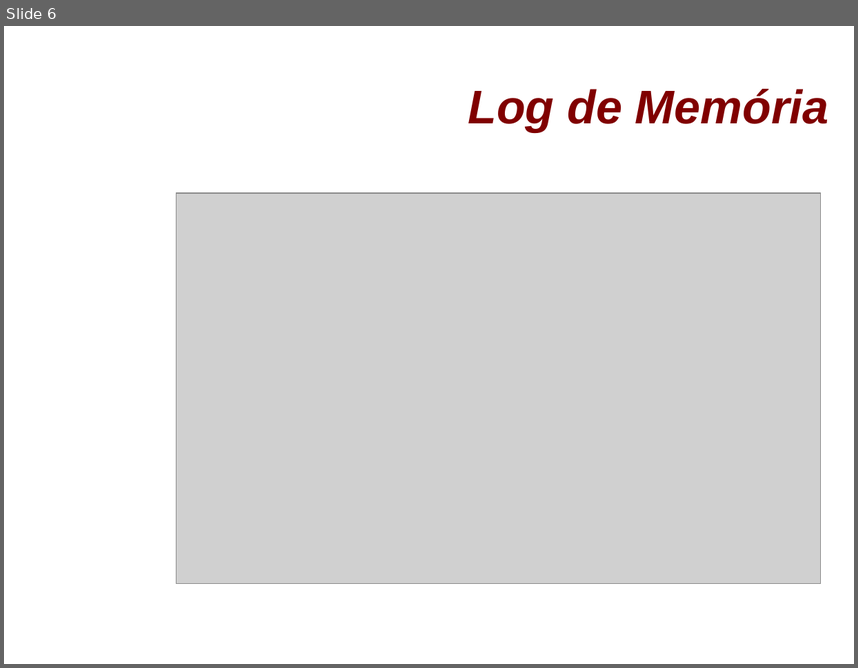
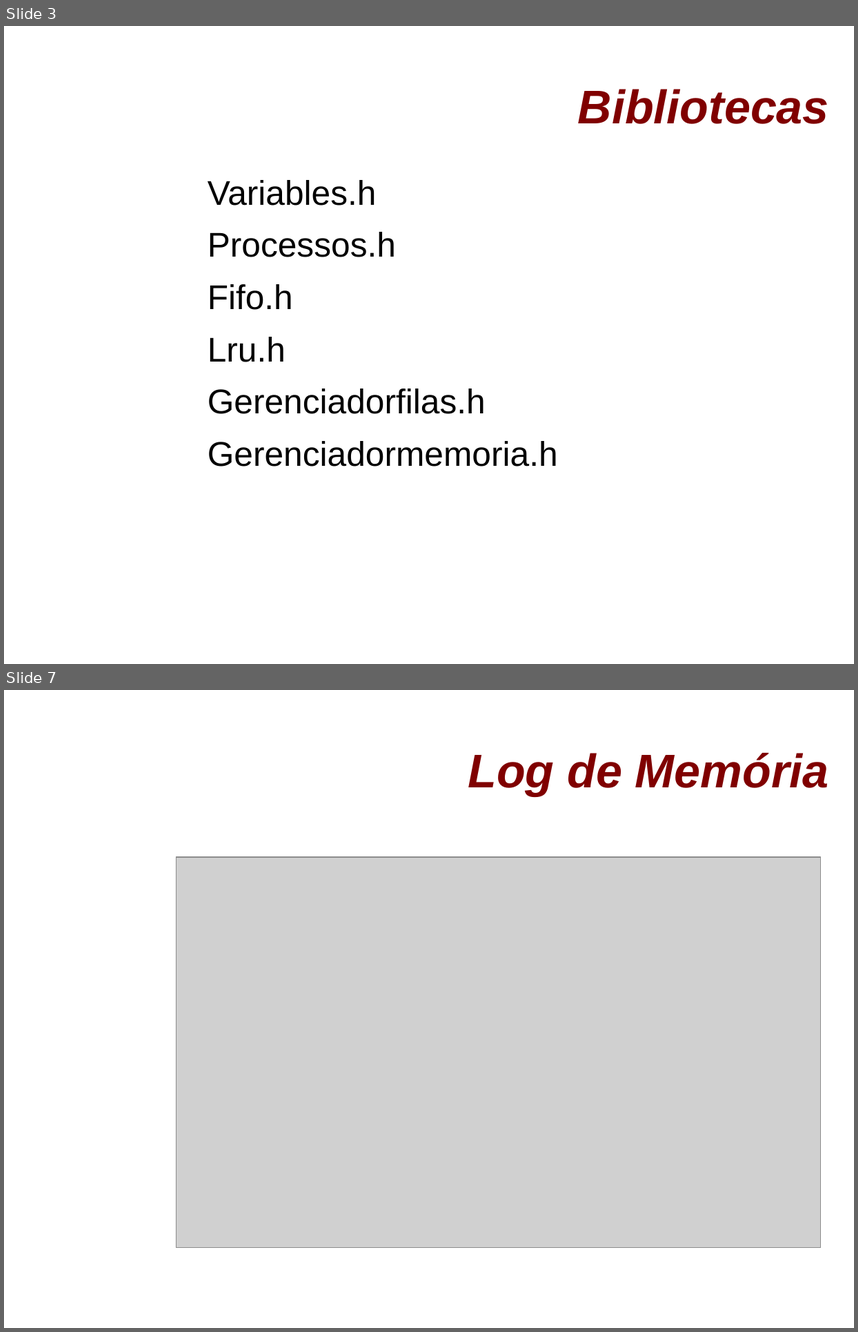
Before and after one commit to joycebrum/Simulador-Sistema-Operacional, a slide deck: Relatorio/Memoria/Apresentacao2.odp. Shown one above the other, each under a label of ours: slide 6 before the commit, slides 3 and 7 after it; the slides between them are not shown. The pictures are 858x668 and 858x1332 pixels, drawn with LibreOffice and Linux fonts; fonts in the diff are those of the drawing; grey boxes stand for pictures; background and template pictures are left out. Boxes give left, top, right and bottom in pixels: in the first picture for what was removed or moved away, otherwise in the second. Text is boxed around its words. In the diff, an @@ line names an element or a change of style, - is before the commit and + after.

```diff
--- a/Relatorio/Memoria/Apresentacao2.odp
+++ b/Relatorio/Memoria/Apresentacao2.odp
@@ slide 3 added at <box>4,26,854,664</box>, background picture (left out) @@
@@ title added at <box>578,89,829,124</box>, 44 pt, text #800000, bold, italic @@
+Bibliotecas
@@ text added at <box>208,180,558,466</box>, 32 pt, text #000000 @@
+● Variables.h
+● Processos.h
+● Fifo.h
+● Lru.h
+● Gerenciadorfilas.h
+● Gerenciadormemoria.h
@@ what was slide 6 is now slide 7 @@
```
Also in this commit, not shown: 6 slides changed, 4 other files.
